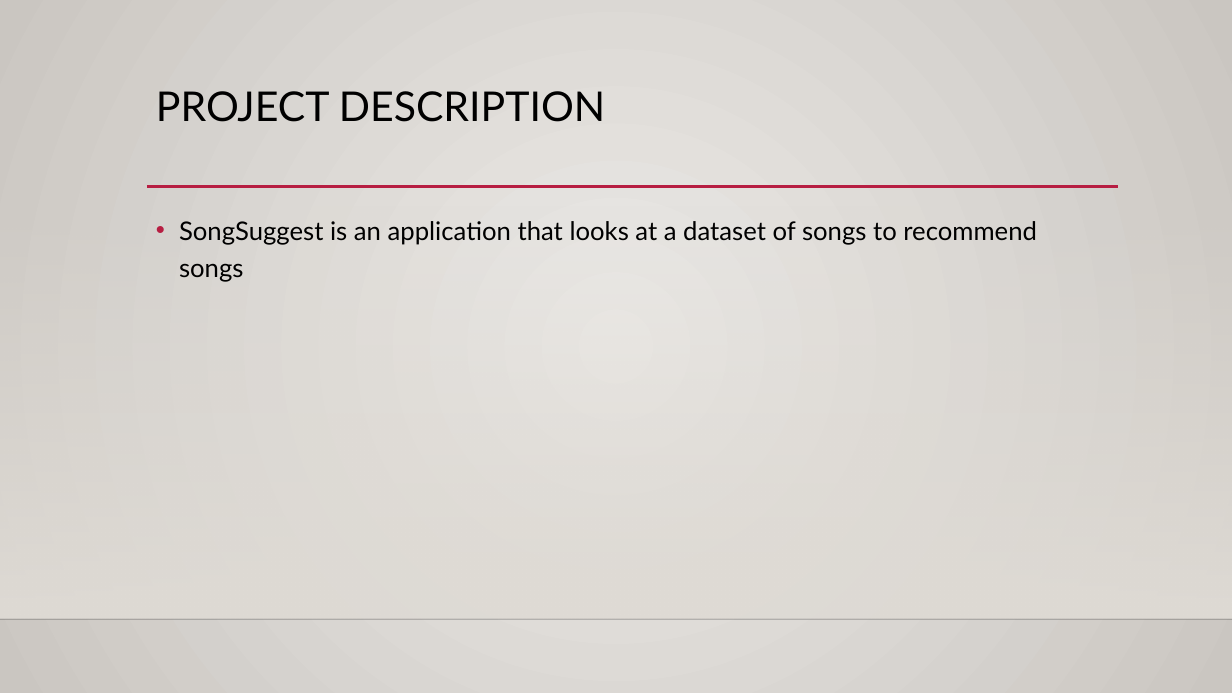
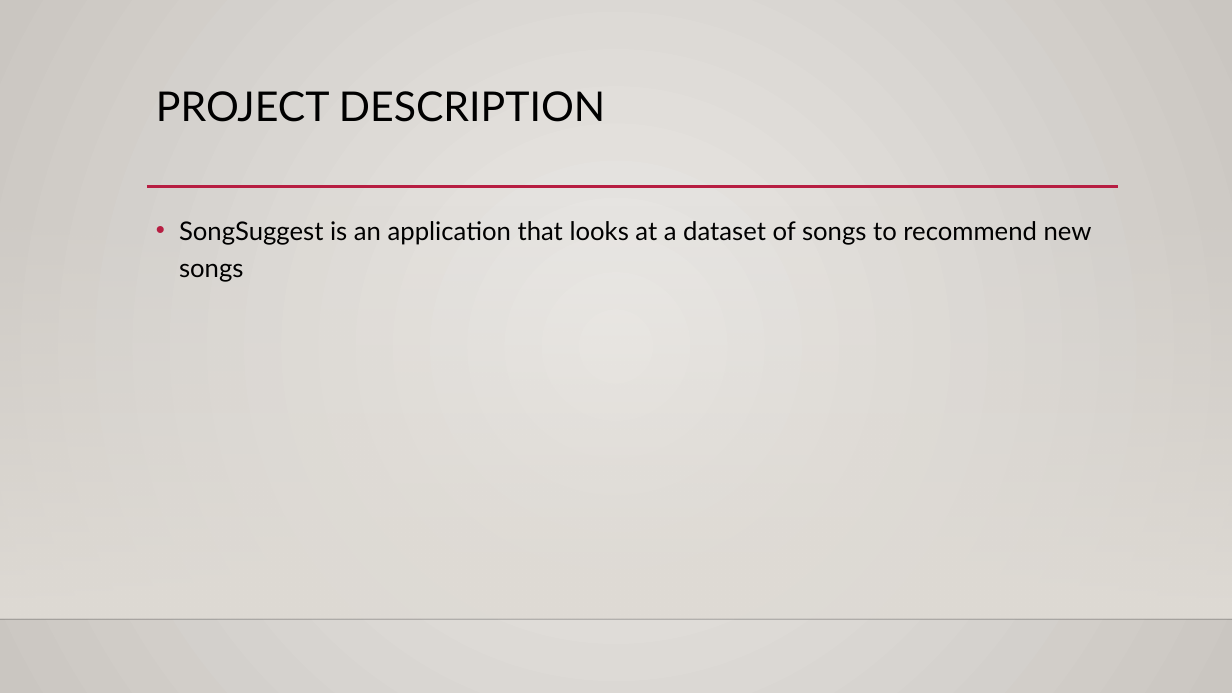
Before and after one commit to AMarinjo/song-suggest, a slide deck: slide 2 of SongSuggest.pptx. Drawn at 1232x693 pixels with LibreOffice and Linux fonts; fonts in the diff are those of the drawing; background and template pictures are left out. Boxes give left, top, right and bottom in pixels: in the first picture for what was removed or moved away, otherwise in the second. Text is boxed around its words. In the diff, an @@ line names an element or a change of style, - is before the commit and + after.

```diff
--- a/SongSuggest.pptx
+++ b/SongSuggest.pptx
@@ text at [179, 221, 1092, 282]: text changed @@
-• SongSuggest is an application that looks at a dataset of songs to recommend songs
+• SongSuggest is an application that looks at a dataset of songs to recommend new songs
```
Also in this commit, not shown: 2 other slides changed, 1 slide added, 1 slide removed, 3 other files.
